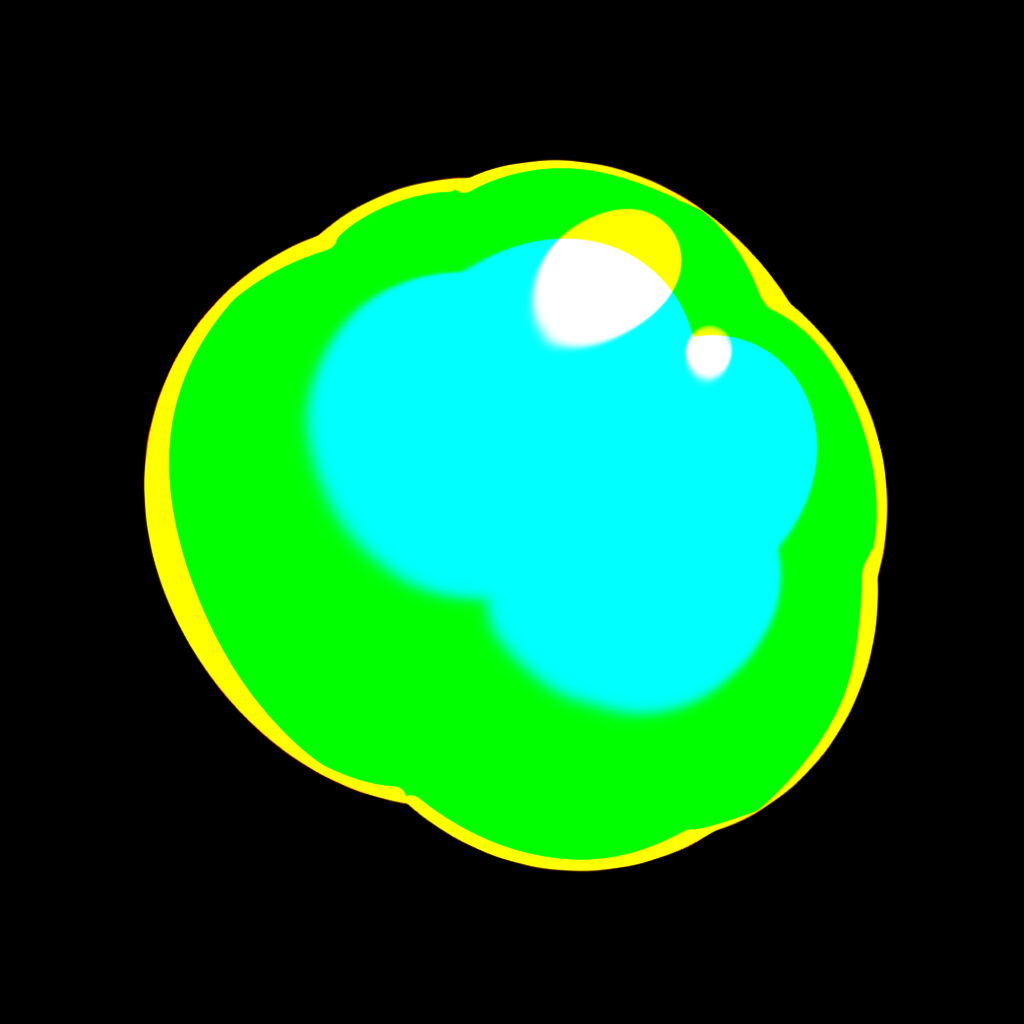
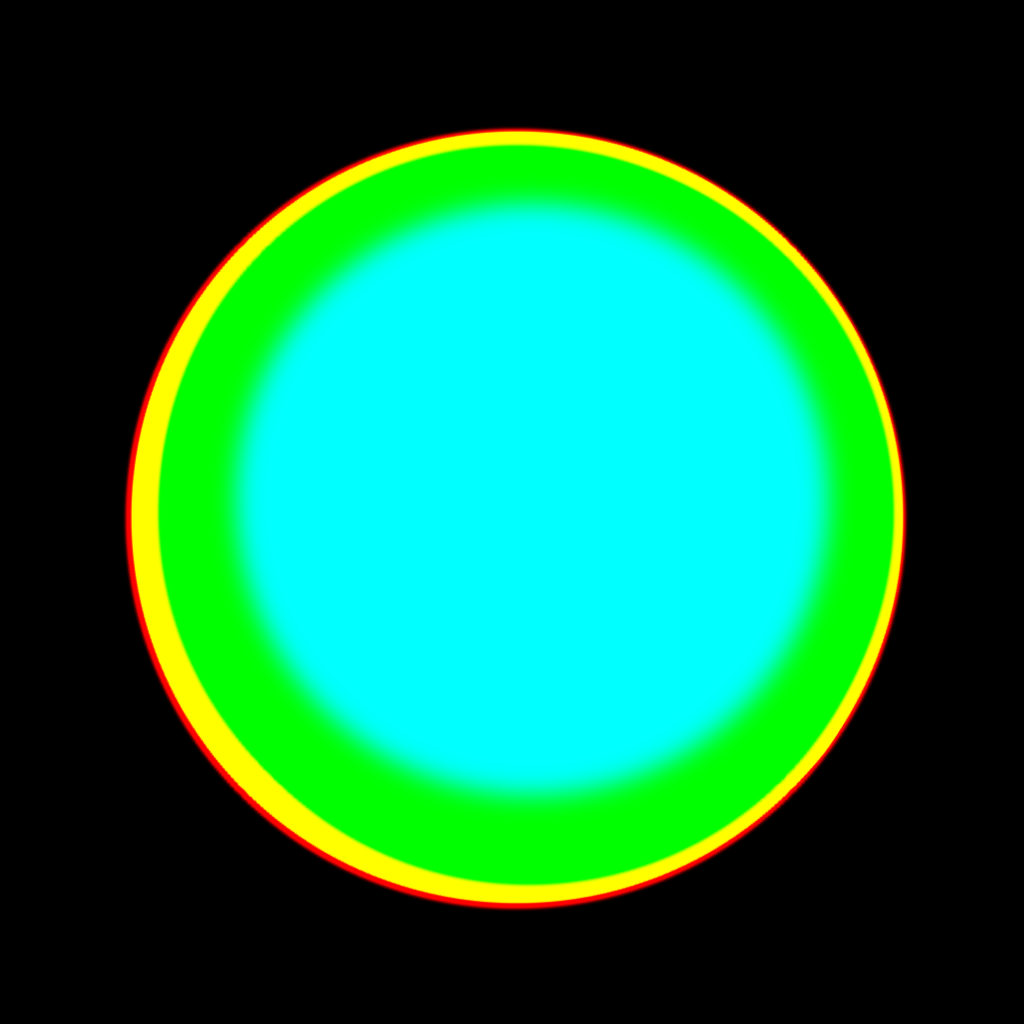
Layers edited between the first and the second 1024 x 1024 image:
added layer "图层 7 拷贝" above "图层 7" over [122, 125, 910, 913]
hid "图层 7" over [122, 125, 910, 913]
